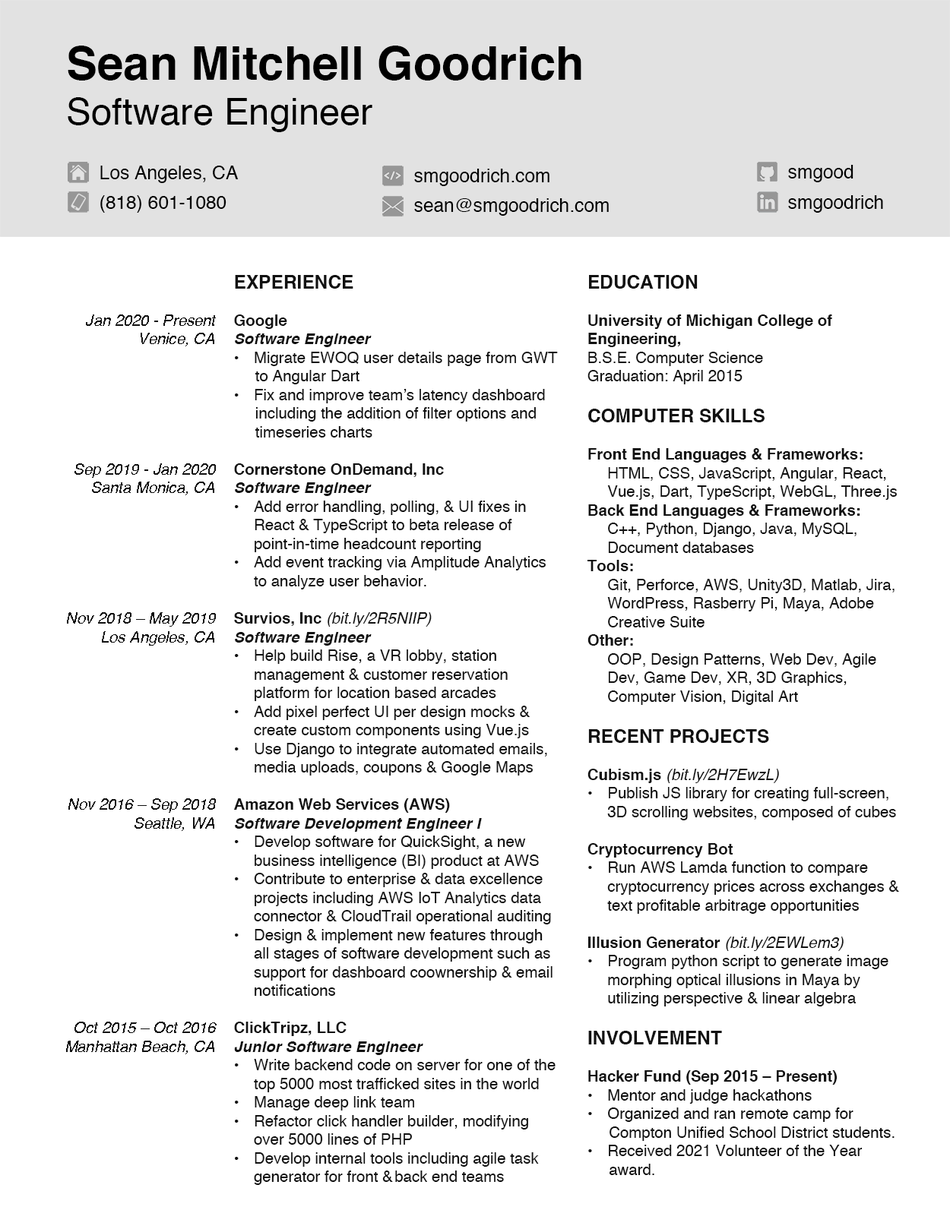
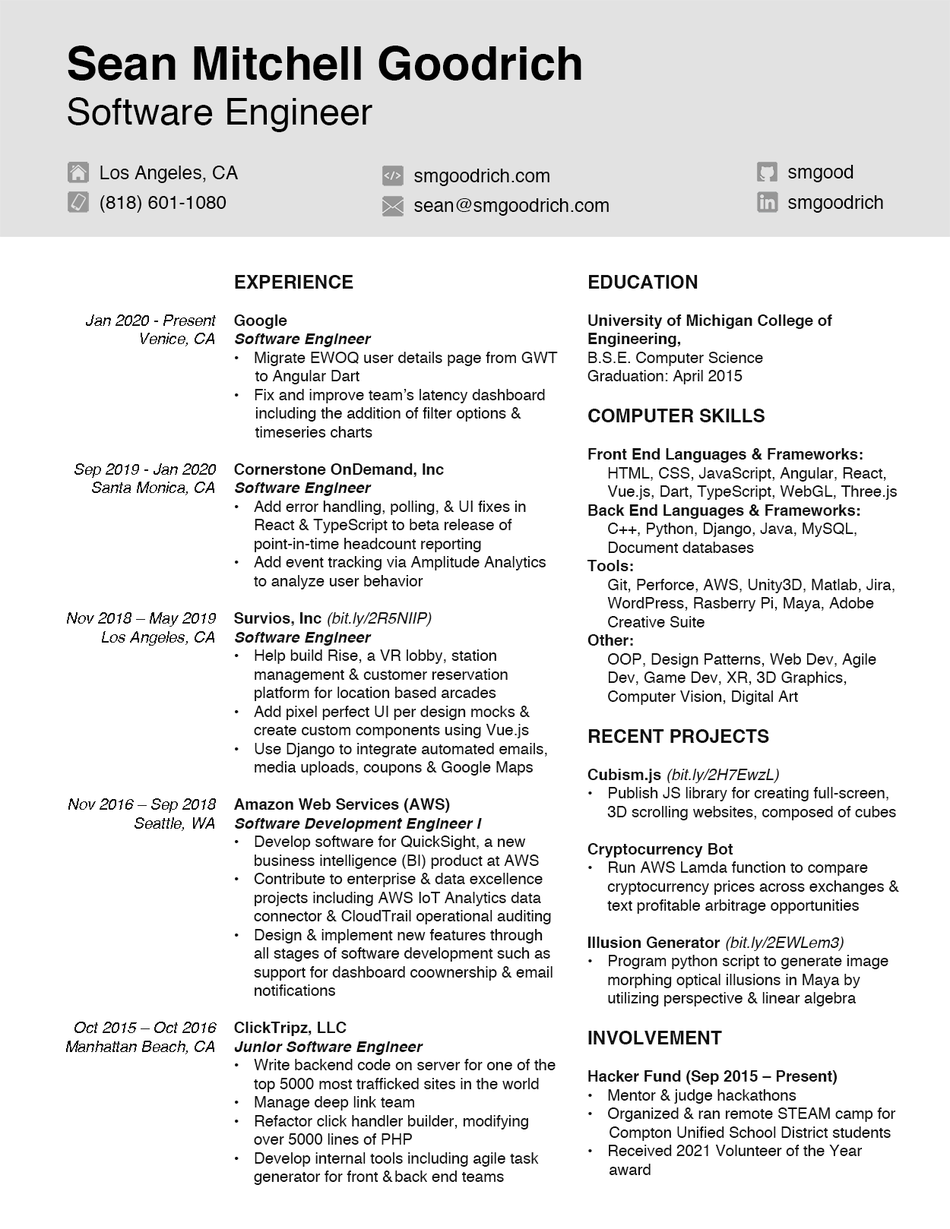
Comparing the layer stacks of the two w=950, h=1229 images. Changes:
painted on "EXPERIENCE + Projects" over [423, 407, 536, 587]
painted on "Education + Skills" over [651, 1089, 896, 1176]
